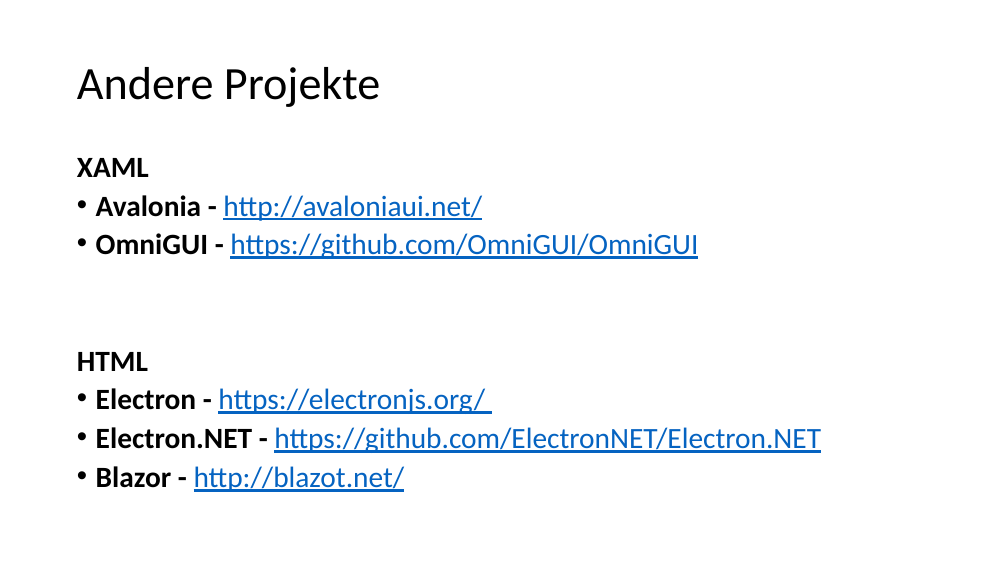
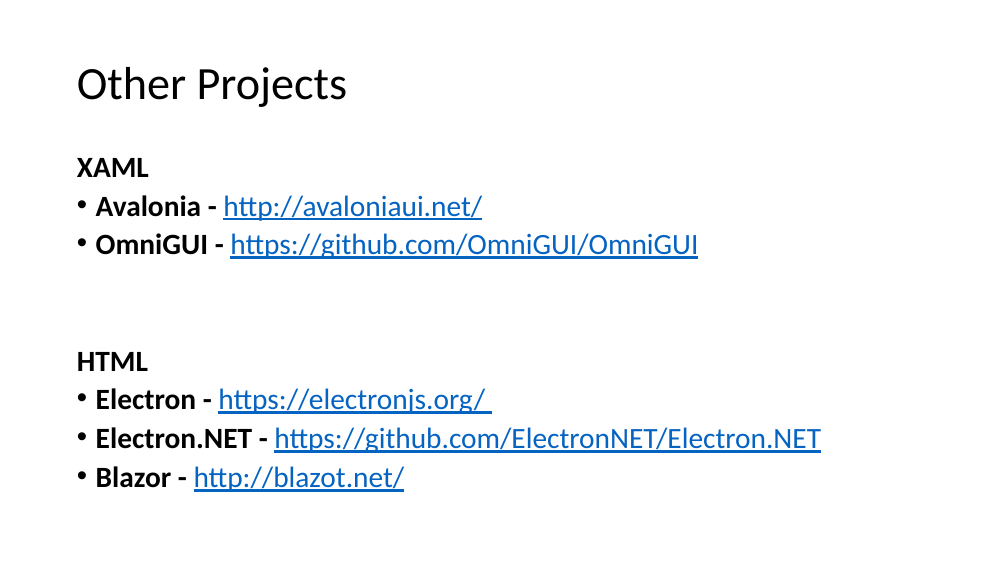
Before and after one commit to FrankPfattheicher/stonehenge.Chromely, a slide deck: slide 5 of stonehengeChromely.pptx. Drawn at 1008x567 pixels with LibreOffice and Linux fonts; fonts in the diff are those of the drawing. Boxes give left, top, right and bottom in pixels: in the first picture for what was removed or moved away, otherwise in the second. Text is boxed around its words. In the diff, an @@ line names an element or a change of style, - is before the commit and + after.

```diff
--- a/stonehengeChromely.pptx
+++ b/stonehengeChromely.pptx
@@ title at (x1=77, y1=67, x2=348, y2=107): text changed @@
-Andere Projekte
+Other Projects
```
Also in this commit, not shown: 5 other slides changed, 1 slide added.
